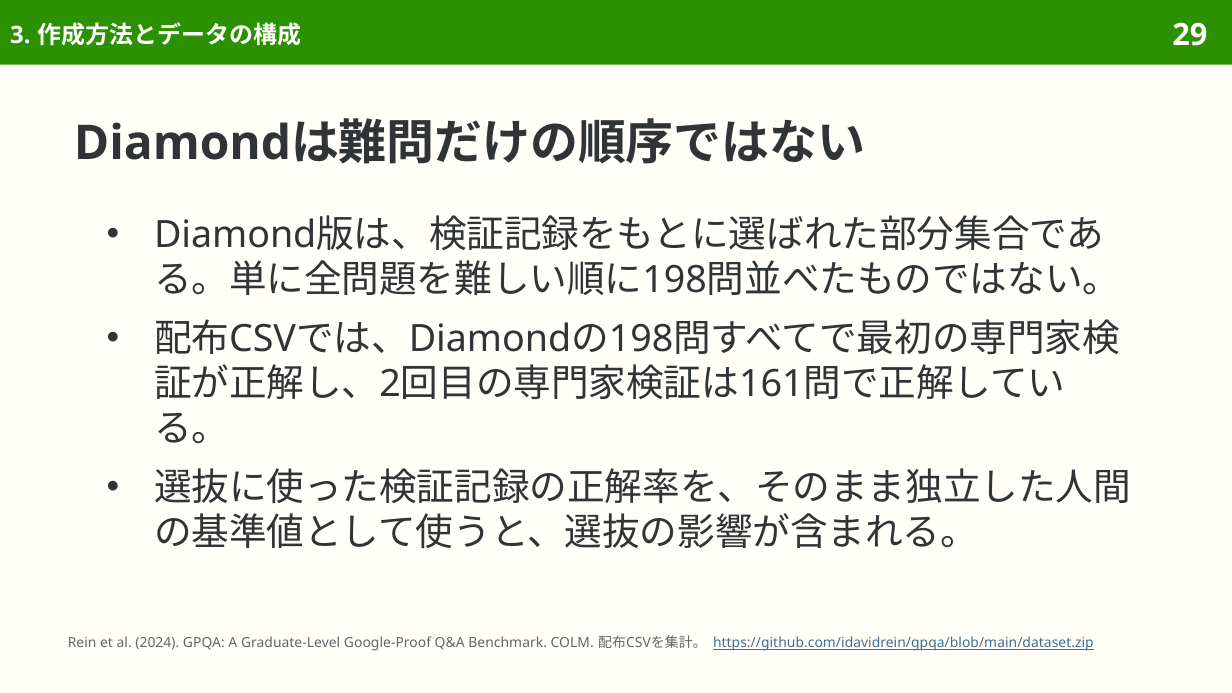
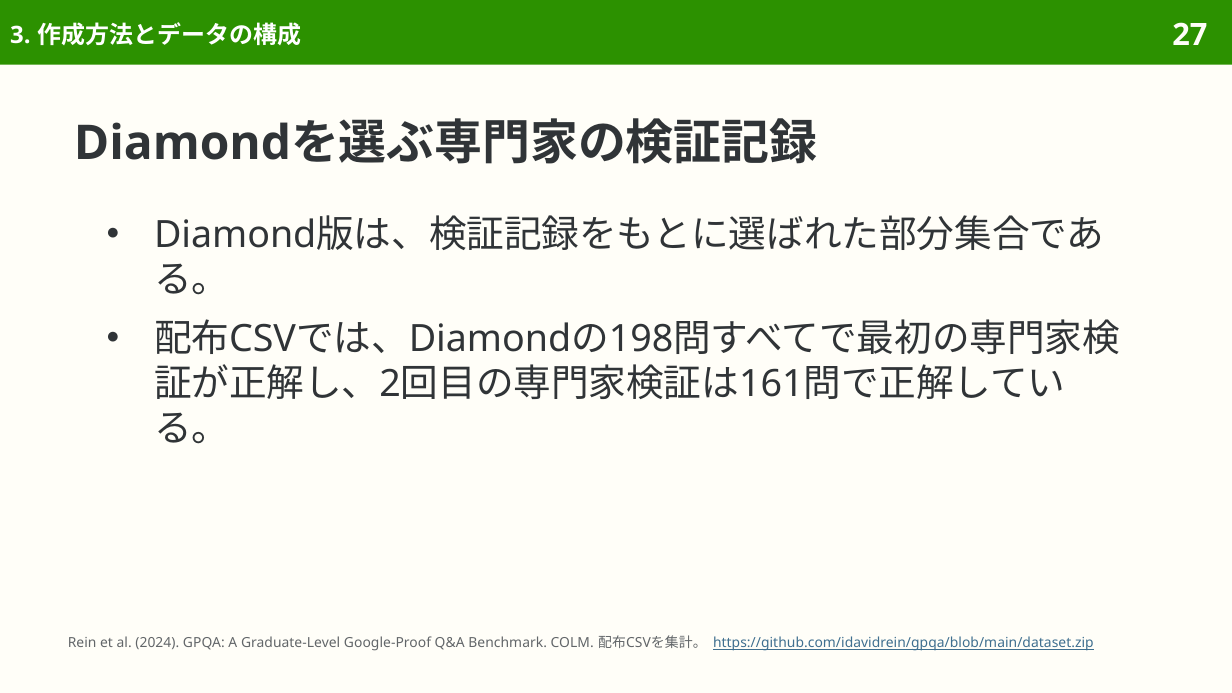
Before and after one commit to sasakiy84/datasets-in-10-minutes, a slide deck: slide 27 of slides/datasets-in-10-minutes-gpqa.pptx (slide 29 before the commit). Drawn at 1232x693 pixels with LibreOffice and Linux fonts; fonts in the diff are those of the drawing. Boxes give left, top, right and bottom in pixels: in the first picture for what was removed or moved away, otherwise in the second. Text is boxed around its words. In the diff, an @@ line names an element or a change of style, - is before the commit and + after.

```diff
--- a/slides/datasets-in-10-minutes-gpqa.pptx
+++ b/slides/datasets-in-10-minutes-gpqa.pptx
@@ page number at (1172, 22, 1207, 45): text changed @@
-29
+27
@@ title at (74, 118, 818, 164): text changed @@
-Diamondは難問だけの順序ではない
+Diamondを選ぶ専門家の検証記録
@@ text at (154, 215, 1104, 295): text changed @@
-● Diamond版は、検証記録をもとに選ばれた部分集合である。単に全問題を難しい順に198問並べたものではない。
+● Diamond版は、検証記録をもとに選ばれた部分集合である。
@@ text at (154, 468, 1131, 548): paragraph removed @@
-● 選抜に使った検証記録の正解率を、そのまま独立した人間の基準値として使うと、選抜の影響が含まれる。
```
Also in this commit, not shown: 21 other slides changed, 4 slides removed, 16 other files.
